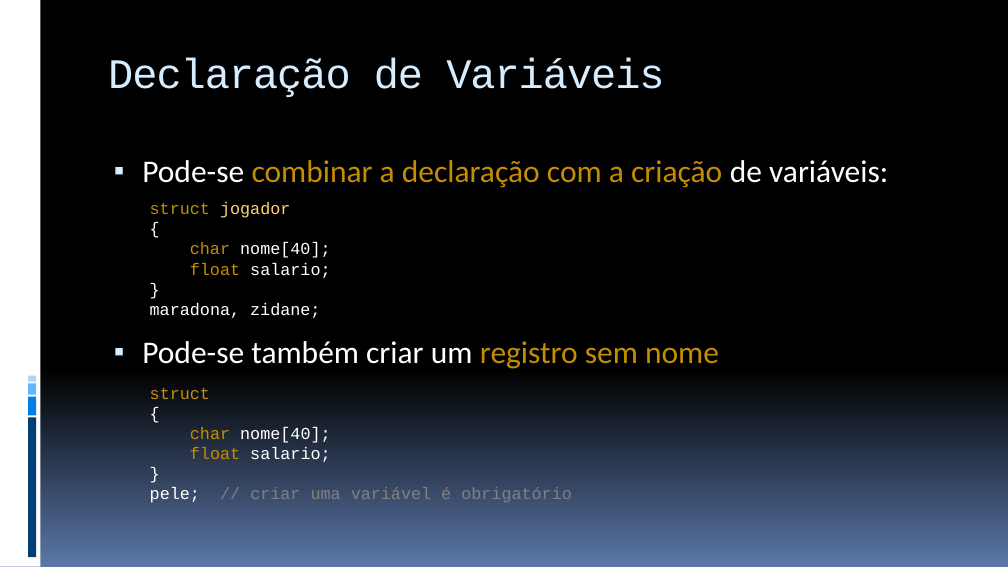
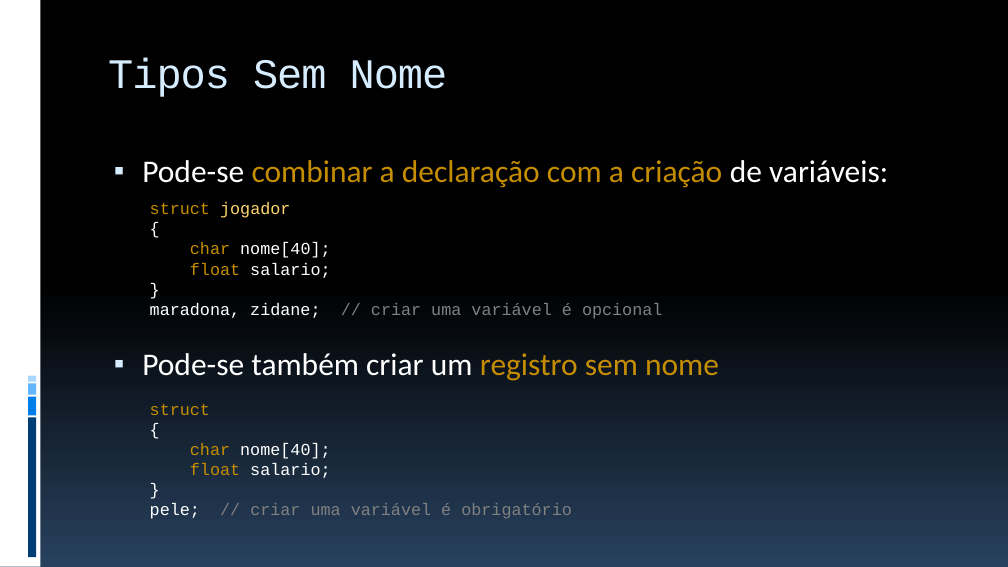
Before and after one commit to JudsonSS/ProgComp, a slide deck: slide 20 of Slides/12. Registros.pptx. Drawn at 1008x567 pixels with LibreOffice and Linux fonts; fonts in the diff are those of the drawing. Boxes give left, top, right and bottom in pixels: in the first picture for what was removed or moved away, otherwise in the second. Text is boxed around its words. In the diff, an @@ line names an element or a change of style, - is before the commit and + after.

```diff
--- a/Slides/12. Registros.pptx
+++ b/Slides/12. Registros.pptx
@@ background gradient #000000 to #5B77A8 to gradient #000000 to #28415E @@
@@ title at <box>108,57,448,97</box>: text changed @@
-Declaração de Variáveis
+Tipos Sem Nome
@@ text at <box>150,303,662,319</box>: text changed; text colour #FFFFFF to #808080 @@
-maradona, zidane;
+maradona, zidane; // criar uma variável é opcional
@@ text "struct": place and size @@
-text "struct" at <box>150,388,572,503</box>
+text "struct" at <box>150,404,572,519</box>
```
Also in this commit, not shown: 20 other slides changed, 1 slide added, 3 other files.
